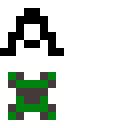
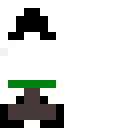
Revision of a layered 128 × 128 image; what changed, layer by layer:
painted on "Background" over [0, 24, 64, 128]
